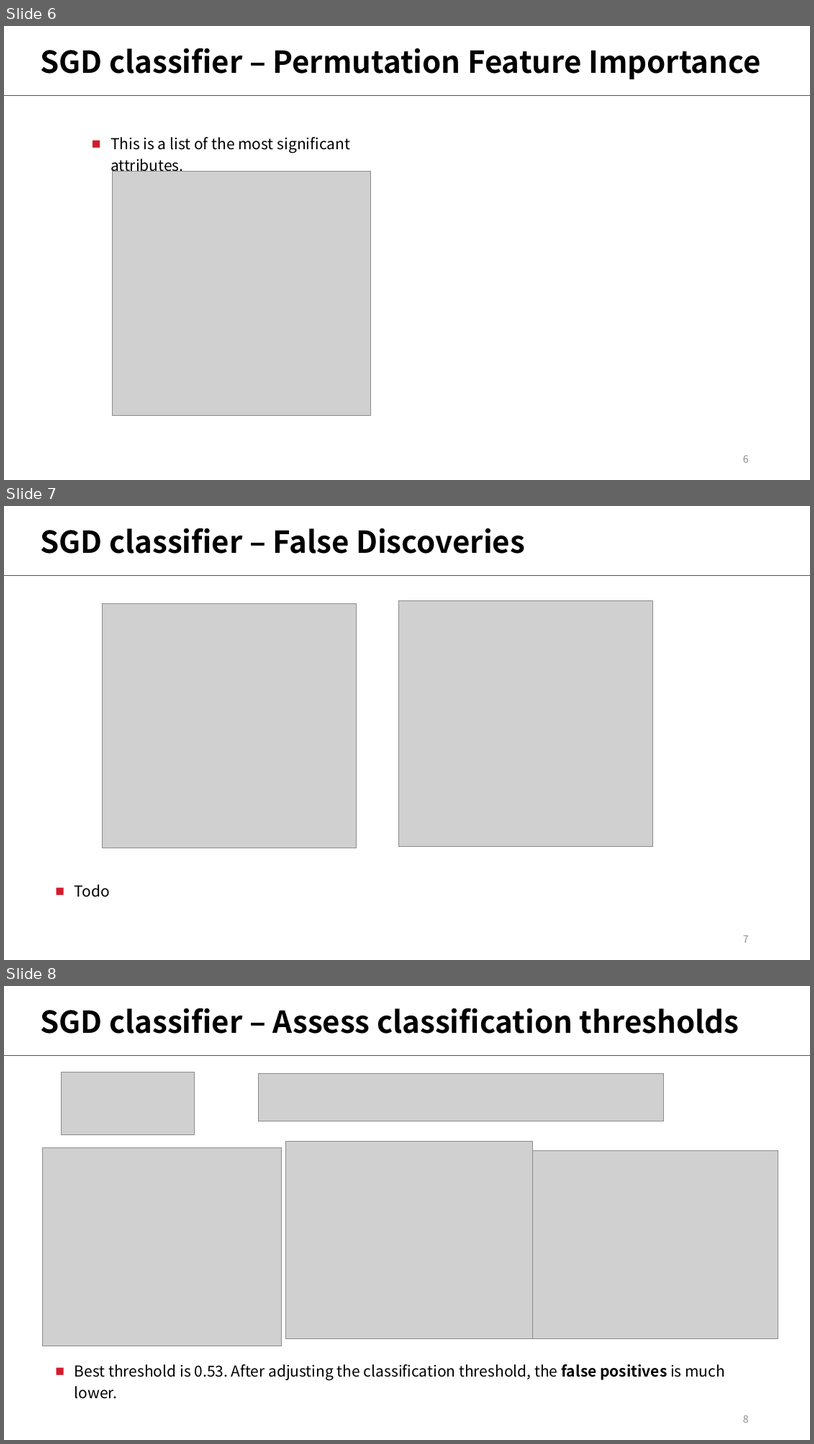
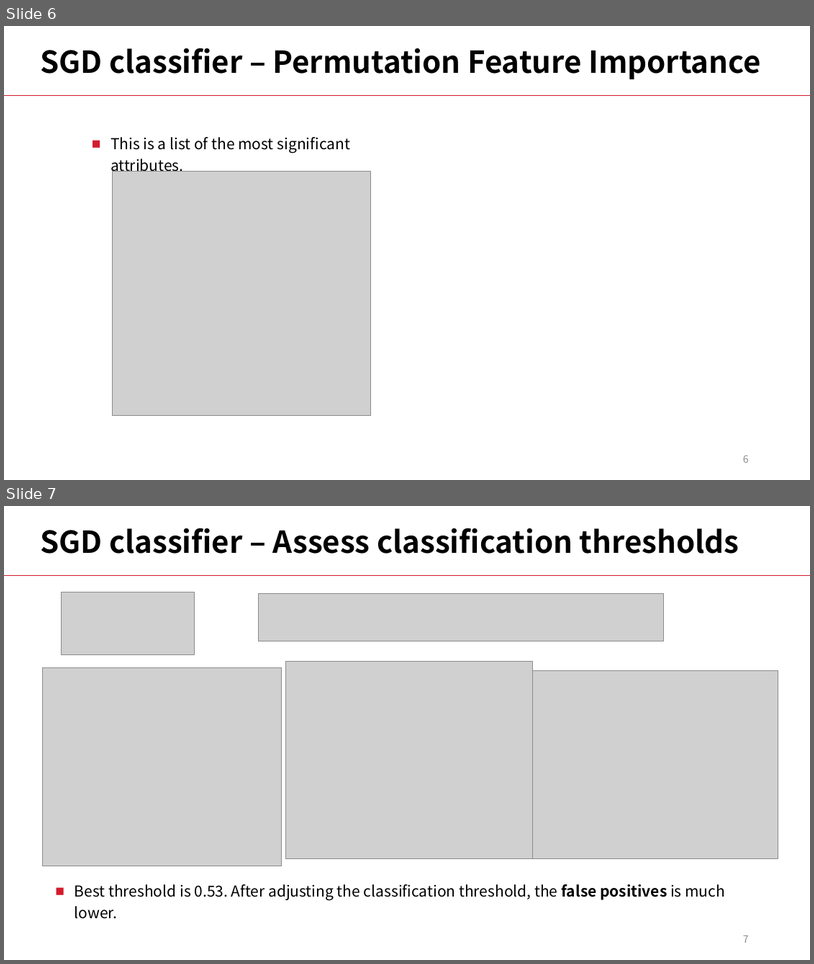
Before and after one commit to LiyangSong/Advertisement-CTR-Prediction, a slide deck: submissions/phase3/stepvi.pptx. Shown one above the other, each under a label of ours: slides 6, 7 and 8 before the commit, slides 6 and 7 after it. The pictures are 814x1444 and 814x964 pixels, drawn with LibreOffice and Linux fonts; fonts in the diff are those of the drawing; grey boxes stand for pictures. Boxes give left, top, right and bottom in pixels: in the first picture for what was removed or moved away, otherwise in the second. Text is boxed around its words. In the diff, an @@ line names an element or a change of style, - is before the commit and + after.

```diff
--- a/submissions/phase3/stepvi.pptx
+++ b/submissions/phase3/stepvi.pptx
@@ slide 7 removed at (x1=4, y1=506, x2=810, y2=960), background #FFFFFF @@
@@ text removed at (x1=40, y1=528, x2=525, y2=554) @@
-  SGD classifier – False Discoveries
@@ rectangle removed at (x1=4, y1=575, x2=810, y2=576) @@
@@ picture removed at (x1=103, y1=603, x2=357, y2=847) @@
@@ picture removed at (x1=399, y1=601, x2=653, y2=847) @@
@@ text removed at (x1=75, y1=884, x2=110, y2=897) @@
-■ Todo
@@ page number removed at (x1=743, y1=935, x2=749, y2=942) @@
-7
@@ what was slide 8 is now slide 7 @@
@@ page number at (x1=743, y1=935, x2=749, y2=942): text changed @@
-8
+7
```
Also in this commit, not shown: 1 slide changed, 2 other slides removed, 1 other file.
